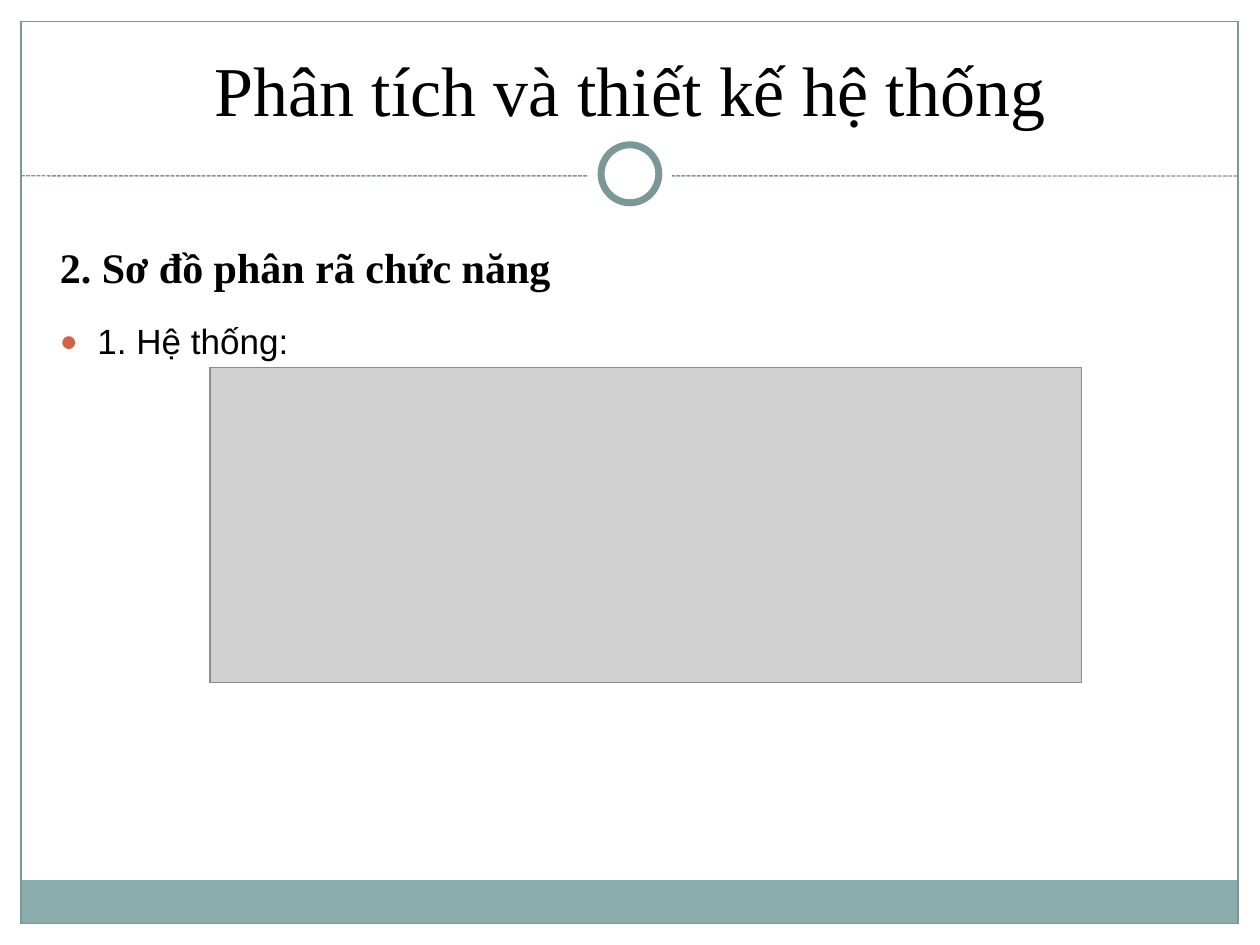
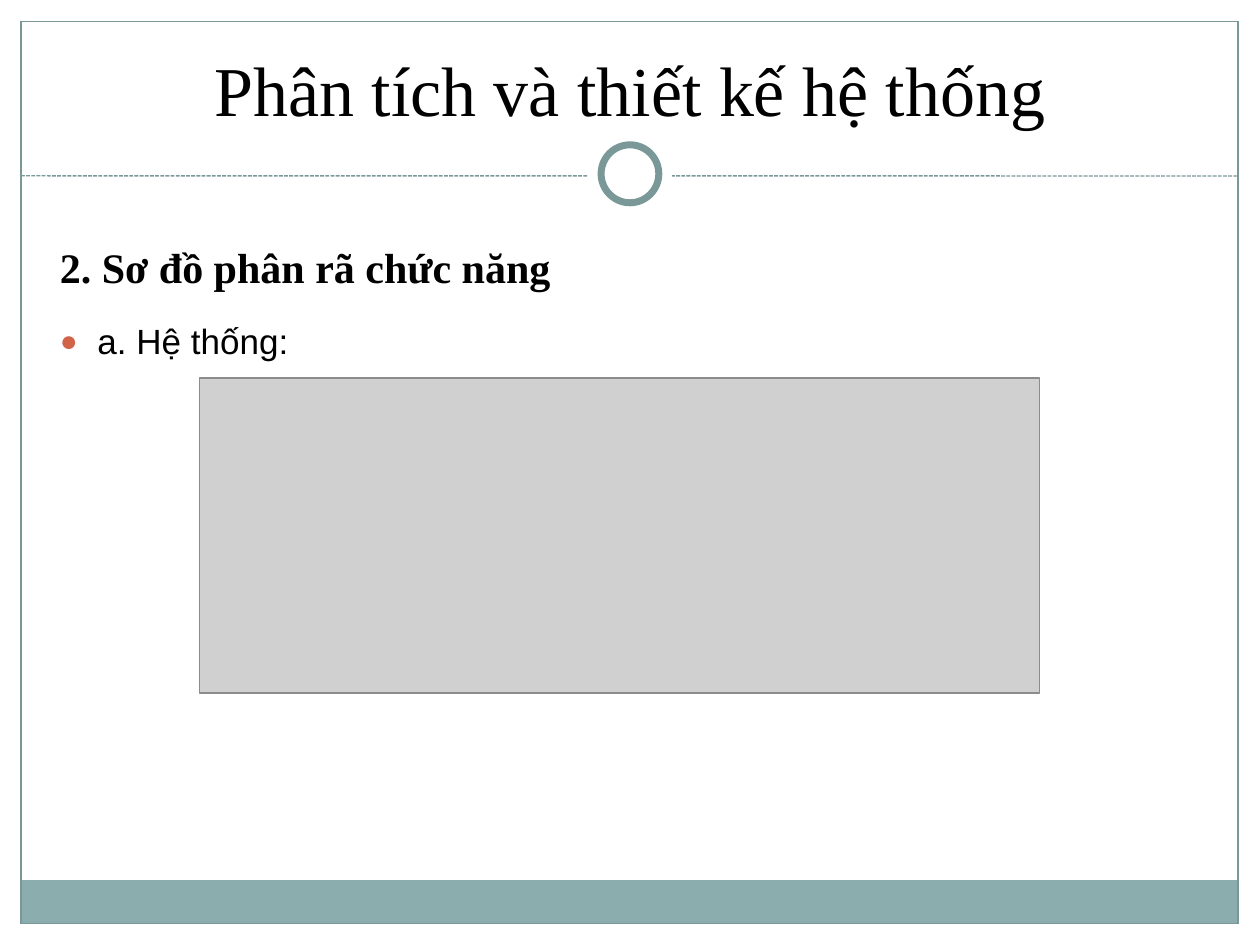
Before and after one commit to trungvdhp/cong-thong-tin-sv, a slide deck: slide 6 of BaoCao/Moodle/Reports/Vimaru-Moodle-Slide.pptx (slide 14 before the commit). Drawn at 1260x945 pixels with LibreOffice and Linux fonts; fonts in the diff are those of the drawing; grey boxes stand for pictures. Boxes give left, top, right and bottom in pixels: in the first picture for what was removed or moved away, otherwise in the second. Text is boxed around its words. In the diff, an @@ line names an element or a change of style, - is before the commit and + after.

```diff
--- a/BaoCao/Moodle/Reports/Vimaru-Moodle-Slide.pptx
+++ b/BaoCao/Moodle/Reports/Vimaru-Moodle-Slide.pptx
@@ text at <box>97,327,288,361</box>: text changed @@
-● 1. Hệ thống:
+● a. Hệ thống:
@@ picture: place and size @@
-picture at <box>210,368,1082,683</box>
+picture at <box>199,378,1040,693</box>
```
Also in this commit, not shown: 15 other slides changed, 2 slides added, 10 slides removed, 37 other files.
